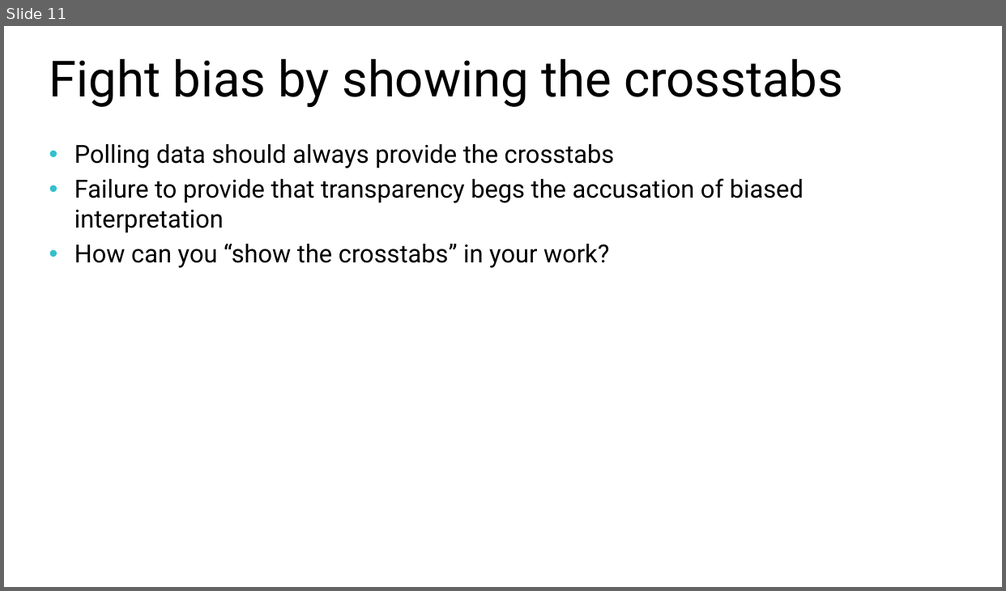
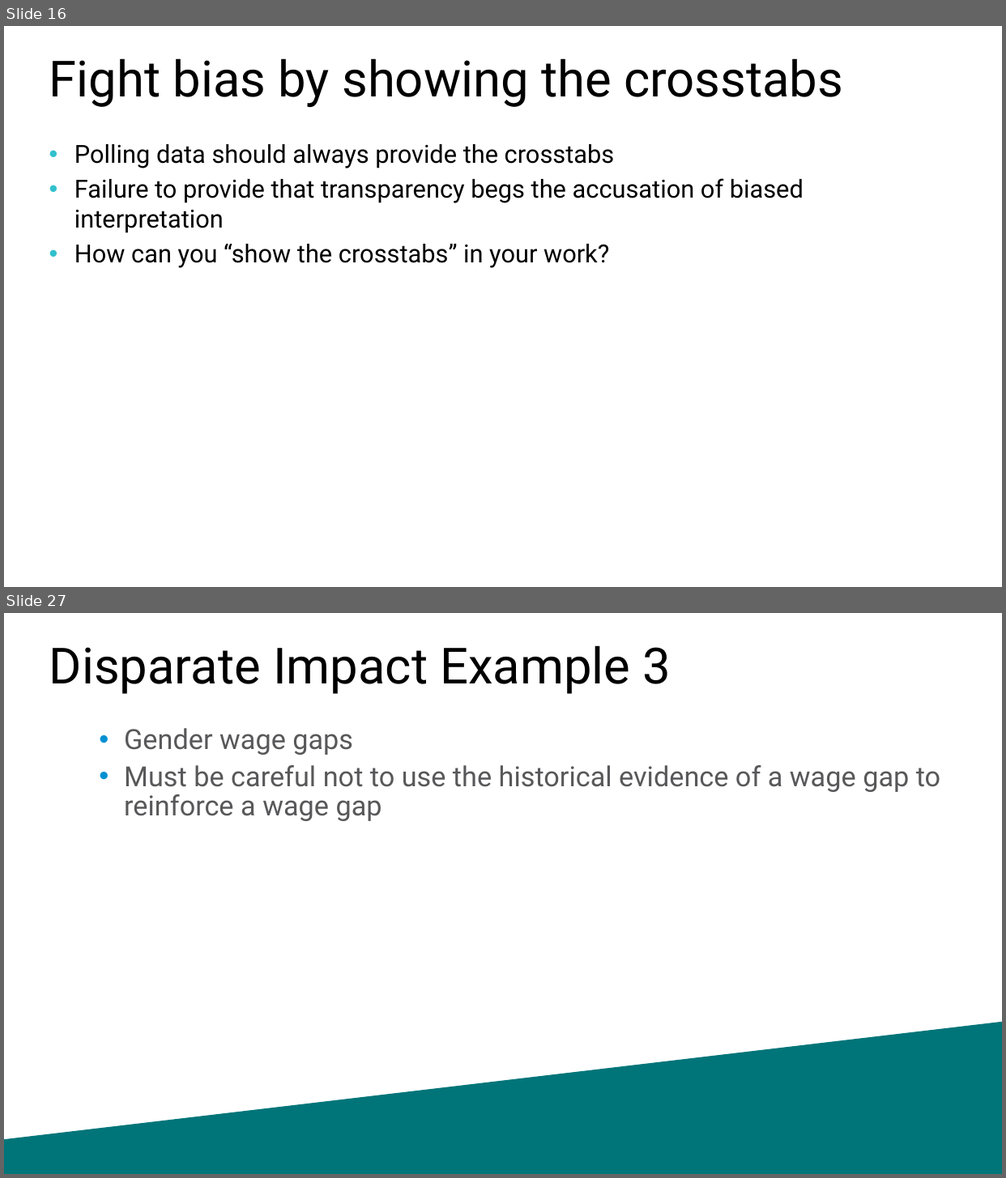
Before and after one commit to williamadba/Public-Presentations, a slide deck: SQLSat Baton Rouge BI 2020/Ethics in Modern Data.pptx. Shown one above the other, each under a label of ours: slide 11 before the commit, slides 16 and 27 after it; the slides between them are not shown. The pictures are 1006x591 and 1006x1178 pixels, drawn with LibreOffice and Linux fonts; fonts in the diff are those of the drawing. Boxes give left, top, right and bottom in pixels: in the first picture for what was removed or moved away, otherwise in the second. Text is boxed around its words. In the diff, an @@ line names an element or a change of style, - is before the commit and + after.

```diff
--- a/SQLSat Baton Rouge BI 2020/Ethics in Modern Data.pptx
+++ b/SQLSat Baton Rouge BI 2020/Ethics in Modern Data.pptx
@@ slide 27 added at (4, 613, 1002, 1174), background #FFFFFF @@
@@ title added at (49, 645, 671, 694), 36 pt, text #000000 @@
+Disparate Impact Example 3
@@ text added at (124, 728, 940, 821), 20 pt, text #58585A @@
+  • Gender wage gaps
+  • Must be careful not to use the historical evidence of a wage gap to reinforce a wage gap
@@ freeform shape added at (4, 1022, 1002, 1174), fill #007579 @@
@@ what was slide 11 is now slide 16 @@
```
Also in this commit, not shown: 7 slides changed, 12 other slides added.
